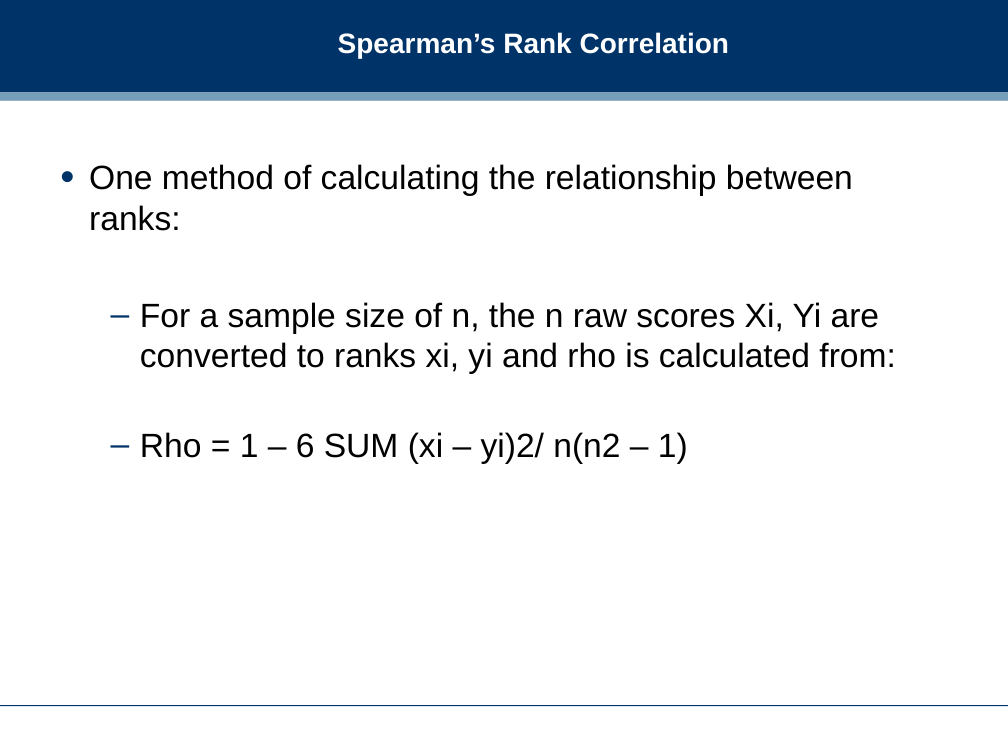
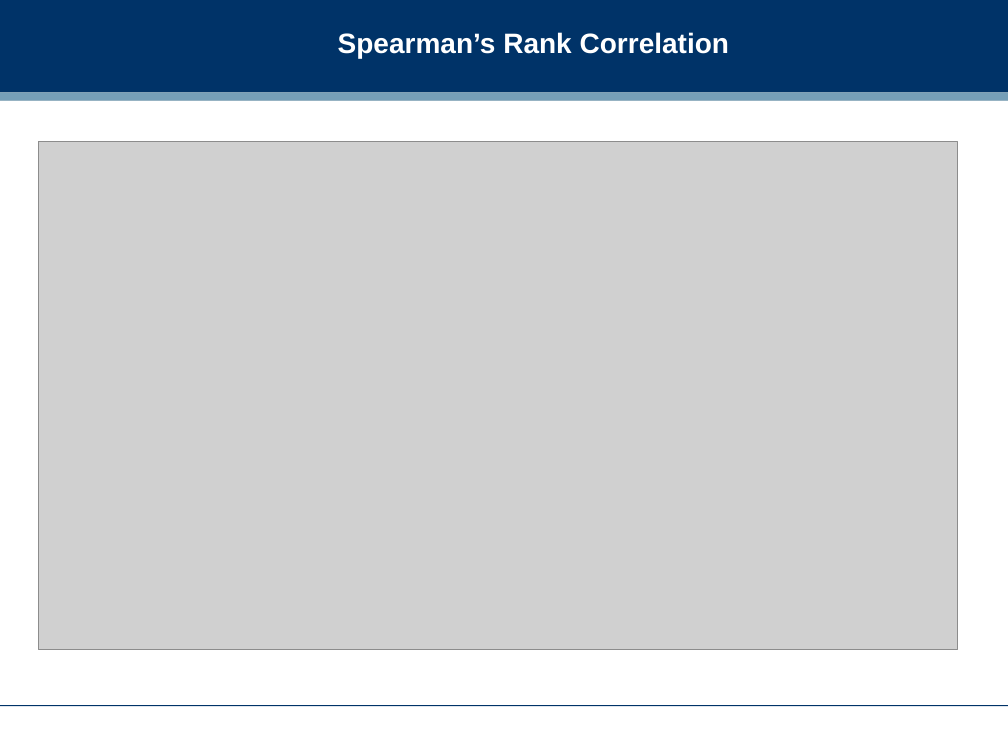
Before and after one commit to dreamind/ix, a slide deck: slide 22 of lectures/making-sense-data/bivariate-analysis.ppt. Drawn at 1008x756 pixels with LibreOffice and Linux fonts; fonts in the diff are those of the drawing; grey boxes stand for pictures; background and template pictures are left out. Boxes give left, top, right and bottom in pixels: in the first picture for what was removed or moved away, otherwise in the second. Text is boxed around its words. In the diff, an @@ line names an element or a change of style, - is before the commit and + after.

```diff
--- a/lectures/making-sense-data/bivariate-analysis.ppt
+++ b/lectures/making-sense-data/bivariate-analysis.ppt
@@ picture added at box(38, 142, 958, 650) @@
@@ text removed at box(89, 164, 896, 464) @@
-• One method of calculating the relationship between ranks:
-  – For a sample size of n, the n raw scores Xi, Yi are converted to ranks xi, yi and rho is calculated from:
-  – Rho = 1 – 6 SUM (xi – yi)2/ n(n2 – 1)
```
Also in this commit, not shown: 8 other slides changed, 1 slide added, 2 other files.
